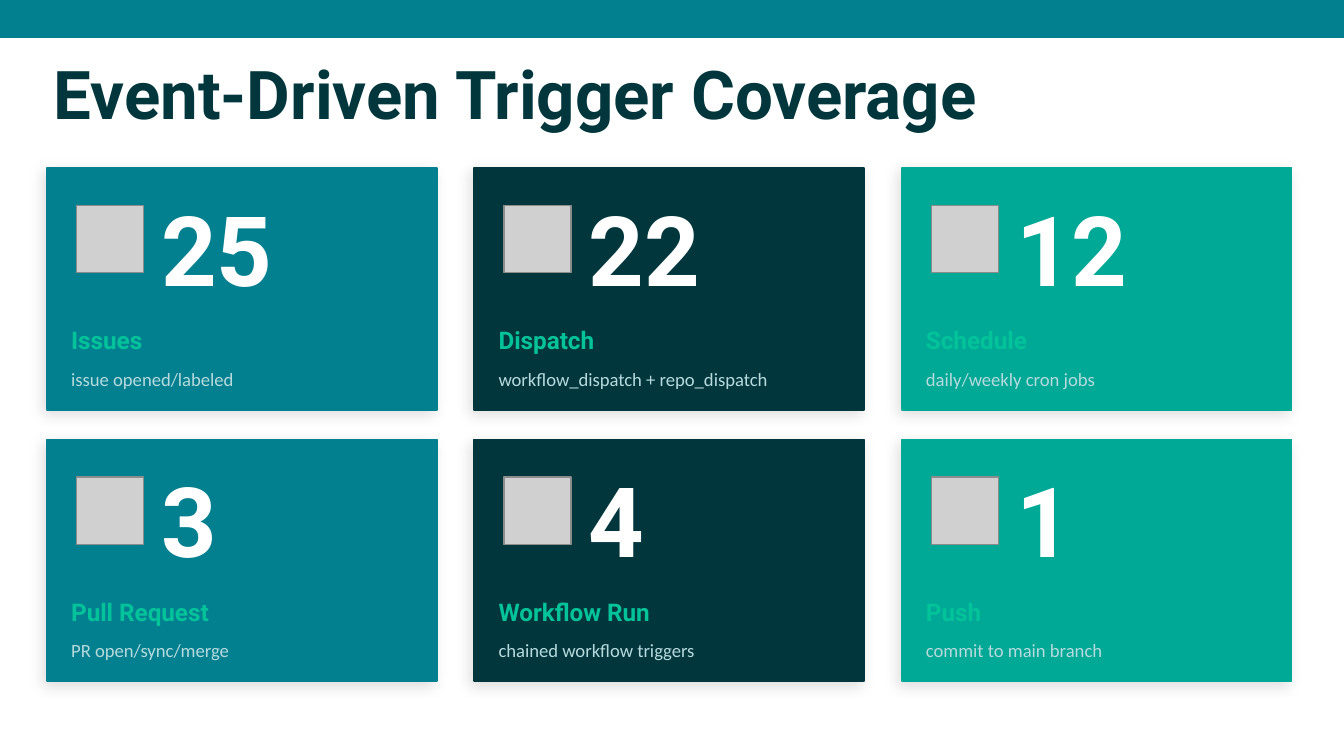
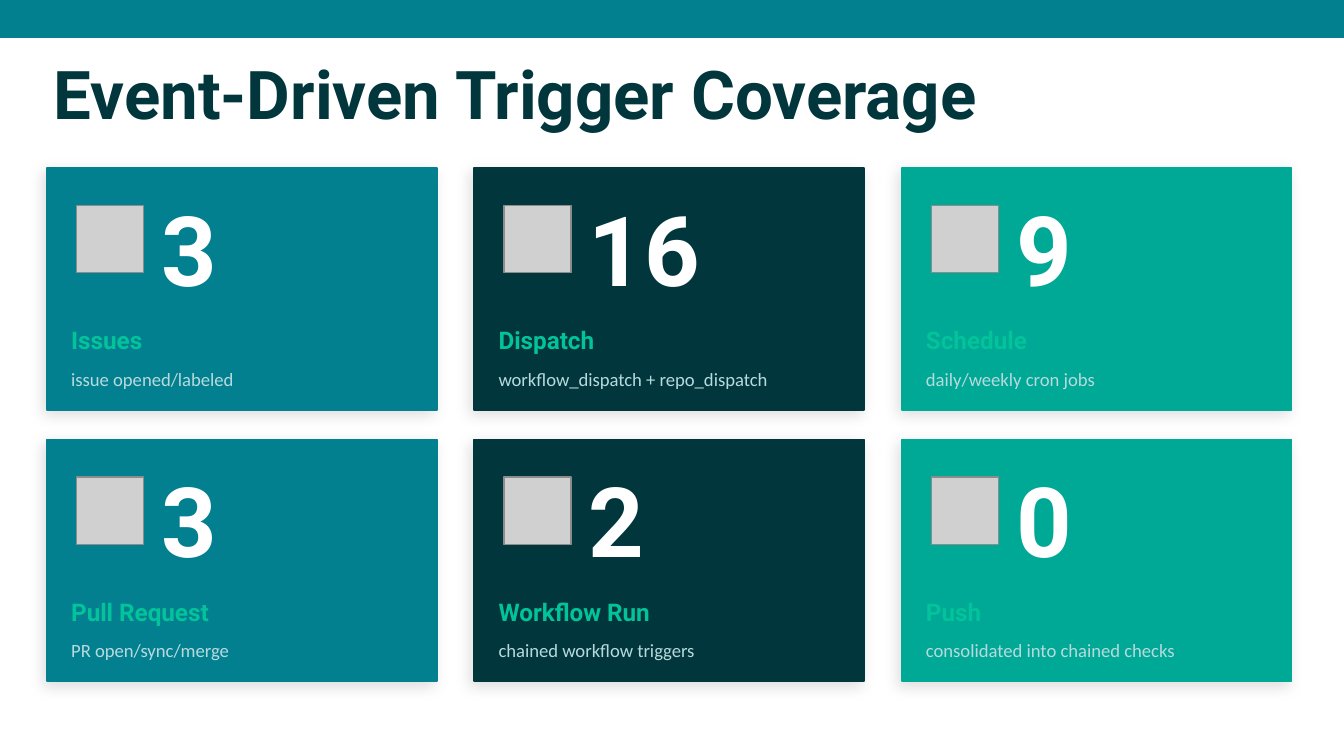
Before and after one commit to nicholasdbrady/foundry-docs, a slide deck: slide 6 of slides/foundry-docs-overview.pptx. Drawn at 1344x756 pixels with LibreOffice and Linux fonts; fonts in the diff are those of the drawing; grey boxes stand for pictures. Boxes give left, top, right and bottom in pixels: in the first picture for what was removed or moved away, otherwise in the second. Text is boxed around its words. In the diff, an @@ line names an element or a change of style, - is before the commit and + after.

```diff
--- a/slides/foundry-docs-overview.pptx
+++ b/slides/foundry-docs-overview.pptx
@@ text at (x1=161, y1=216, x2=217, y2=287): text changed @@
-25
+3
@@ text at (x1=589, y1=216, x2=700, y2=287): text changed @@
-22
+16
@@ text at (x1=1016, y1=216, x2=1072, y2=287): text changed @@
-12
+9
@@ text at (x1=589, y1=487, x2=645, y2=557): text changed @@
-4
+2
@@ text at (x1=1016, y1=487, x2=1072, y2=558): text changed @@
-1
+0
@@ text at (x1=926, y1=644, x2=1174, y2=657): text changed @@
-commit to main branch
+consolidated into chained checks
```
Also in this commit, not shown: 10 other slides changed, 4 slides added, 1 slide removed, 1 other file.
